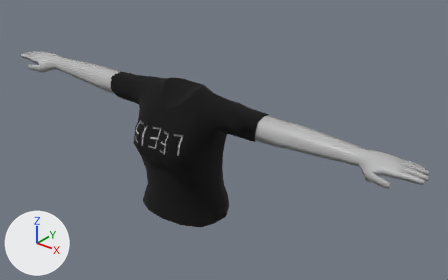
Two versions of the glTF model assets/e1337/upper_body/stealth_elite_t_shirt/stealth_elite_t_shirt_f.glb, one commit apart.
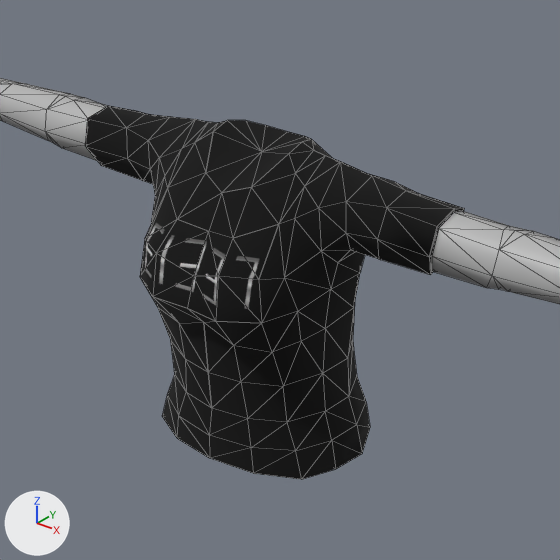
There are two pictures of each version: one whole from a 50 mm lens placed at (1.414, -1.541, 2.323), pointed at (0.114, 0.084, 1.316), one close up on the part from 17% to 69% of the width and 10% to 93% of the height. Arrows for +X, +Y and +Z are at lower left; the lights stay in place. The close-ups show mesh edges as thin lines. Where no turn or scale is listed for an object, it has been applied to the vertices. Vertices at the same position are counted once.

Objects in the first close-up: 'polySubody'.
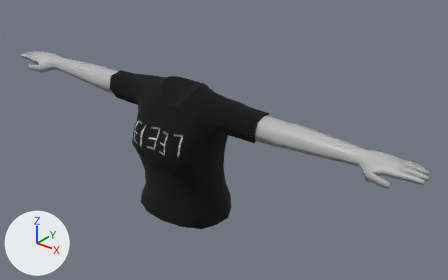
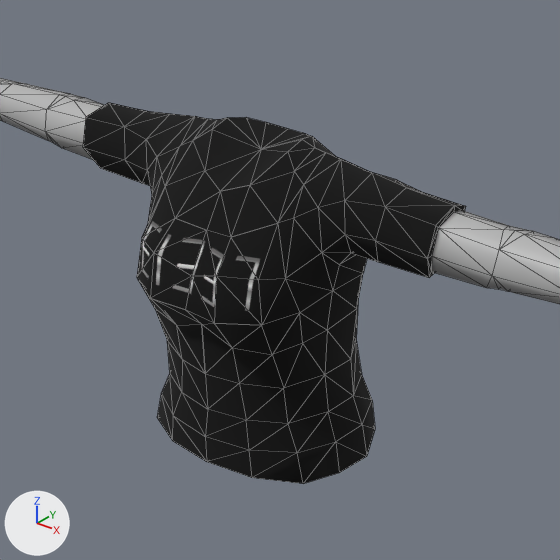
What differs and where, as boxes [x1, y1, x2, y2] in the close-ups (560 x 560 px; the box of a moved part takes in the faces that stretch with it):
'polySubody', reshaped
    before: [0, 78, 560, 480]
    after: [0, 78, 560, 484]
part 1 of me_mesh_0, moved or reshaped
    before: [45, 118, 492, 480]
    after: [45, 117, 492, 484]
part 2 of me_mesh_0, surface changed
    before: [88, 106, 462, 469]
    after: [87, 103, 464, 484]
part 3 of me_mesh_0, recoloured
    before: [140, 188, 261, 323]
    after: [137, 187, 261, 325]

The edits, one by one:
Material 'aiStandardSurface1' (mat_aistandardsurface1) is new.
Its texture is img_stealth_elirte_tshirt_image.
Its roughness is 1.0.
me_mesh_0 is used by ob_polysubody; location (0.0, 0.0, 0.0).
me_mesh_0 had 685 vertices, 1052 faces and spanned x -0.91..0.91, y -0.18..0.13, z 1.04..1.54.
me_mesh_0 now has 692 vertices, 1052 faces and spans x -0.91..0.91, y -0.19..0.14, z 1.03..1.55.
Part 1, on me_mesh_0:
42 vertices are removed from x -0.34..0.88, y -0.18..0.13, z 1.04..1.54.
165 faces are deleted.
8 vertices in x -0.08..0.07, y -0.14..-0.12, z 1.04..1.13 move by (0.0, -0.01, 0.0).
6 vertices in x -0.18..-0.14, y -0.05..0.08, z 1.04..1.09 move by (-0.01, 0.0, 0.0).
3 vertices in x 0.14..0.17, y 0.02..0.08, z 1.04..1.09 move by (0.01, 0.0, 0.0).
3 vertices in x -0.15..-0.06, y -0.12..-0.1, z 1.04..1.13 move by (-0.01, -0.01, 0.0).
24 vertices move from x -0.16..0.18, y -0.13..0.13, z 1.04..1.14 to x -0.17..0.19, y -0.14..0.14, z 1.04..1.14.
54 vertices are added at x -0.44..0.91, y -0.19..0.14, z 1.04..1.55.
123 new faces join them, mat_aistandardsurface1 (picture img_stealth_elirte_tshirt_image).
42 new faces join them, mat_avatarskin_mat.
me_mesh_0 part 2: 251 kept faces spanning x -0.34..0.35, y -0.15..0.14, z 1.03..1.55 get new texture (UV) coordinates.
me_mesh_0 part 3: 272 faces spanning x -0.34..0.35, y -0.19..0.14, z 1.03..1.55 switch from mat_aistandardsurface2 to mat_aistandardsurface1 (picture img_stealth_elirte_tshirt_image).
